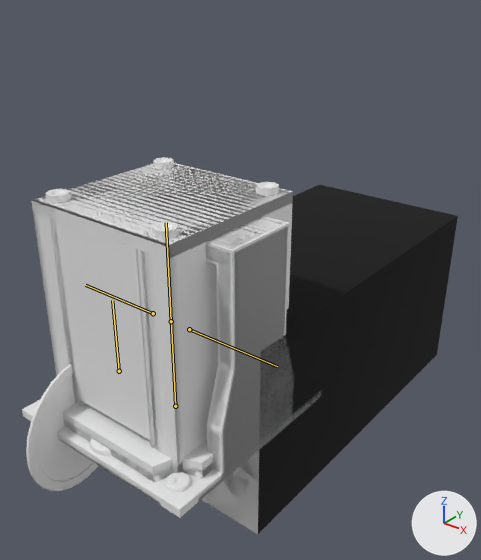
Two versions of the FBX model CorridorGeodesic/Assets/Resources/Models/CORGEO_MODELS_ManualImport/CORGEO_MODELS_ManualImport.fbx, one commit apart.
The view is the same before and after, from a 50 mm lens placed at (7.47, -7.35, 7.71), pointed at (-0.16, 2.18, 1.8). Lighting does not change. The marker at lower right points along +X, +Y and +Z. The bones that change are drawn over the model as lines.

In view in the first picture: 'DeploymentVent', 'Door', 'DoorFrameCollisionMesh', 'ElevatorCarrier', 'ElevatorFrameCollisionMesh', 'ElevatorGateCollisionMesh', 'FloorButtonLarge', 'FloorButtonLargePlateCollisionMesh', 'FloorButtonLargeTriggerVolume', 'PipeCollisionMesh'.
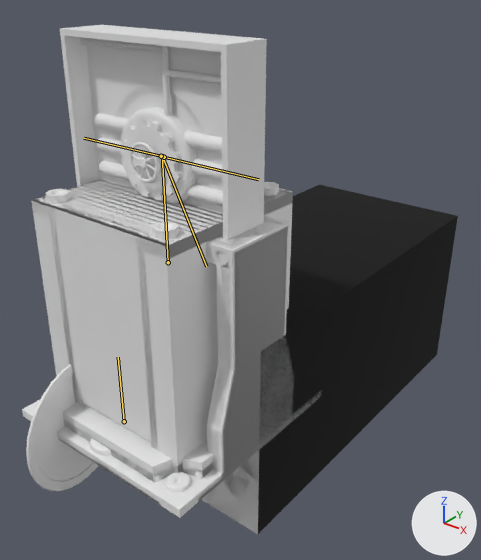
The newer file adds an action. The first version stands in its rest pose; the second is drawn at frame 13 of the action 'DoorArmature|DoorOpened'.

What differs and where, as boxes (x1, y1, x2, y2) in the pictures (481 x 560 px):
'Door', posed
    before: (206, 217, 292, 479)
    after: (60, 25, 292, 479)
'ElevatorCarrier', posed (7% shorter)
    before: (31, 157, 293, 473)
    after: (31, 180, 293, 473)
bone 'Door', root to tip
    before: (175, 406) to (171, 319)
    after: (168, 262) to (162, 154)
bone 'Handle', root to tip
    before: (171, 321) to (166, 222)
    after: (162, 156) to (206, 266)
bone 'Latch_Right', root to tip
    before: (189, 329) to (277, 366)
    after: (164, 157) to (258, 179)
bone 'Latch_Left', root to tip
    before: (153, 313) to (85, 285)
    after: (161, 156) to (84, 138)
bone 'GateLift', root to tip
    before: (119, 371) to (112, 300)
    after: (124, 421) to (118, 357)

Patch to the scene script:
```diff
--- a/CorridorGeodesic/Assets/Resources/Models/CORGEO_MODELS_ManualImport/CORGEO_MODELS_ManualImport.fbx.py
+++ b/CorridorGeodesic/Assets/Resources/Models/CORGEO_MODELS_ManualImport/CORGEO_MODELS_ManualImport.fbx.py
@@ bone_door @@
 bone_door = bpy.data.objects['DoorArmature'].pose.bones['Door']  # child of 'Root'
-bone_door.location = (0.0, 0.0, 0.0)
+bone_door.location = (0.0, 3.0, 0.0)
@@ bone_handle @@
 bone_handle = bpy.data.objects['DoorArmature'].pose.bones['Handle']  # child of 'Door'
-bone_handle.rotation_quaternion = (1.0, 0.0, 0.0, 0.0)  # degrees (0, 0, 0)
+bone_handle.rotation_quaternion = (-0.243, 0.0, 0.0, 0.97)  # degrees (0, 0, -152)
@@ bone_latch_right @@
 bone_latch_right = bpy.data.objects['DoorArmature'].pose.bones['Latch_Right']  # child of 'Door'
-bone_latch_right.location = (0.0, 0.0, 0.0)
+bone_latch_right.location = (0.0, -0.42, 0.0)
@@ bone_latch_left @@
 bone_latch_left = bpy.data.objects['DoorArmature'].pose.bones['Latch_Left']  # child of 'Door'
-bone_latch_left.location = (0.0, 0.0, 0.0)
+bone_latch_left.location = (0.0, -0.42, 0.0)
@@ bone_gatelift @@
 bone_gatelift = bpy.data.objects['ElevatorArmature'].pose.bones['GateLift']  # child of 'Root'
-bone_gatelift.location = (0.0, 1.056, 0.0)
+bone_gatelift.location = (0.0, 0.0, 0.0)
```
